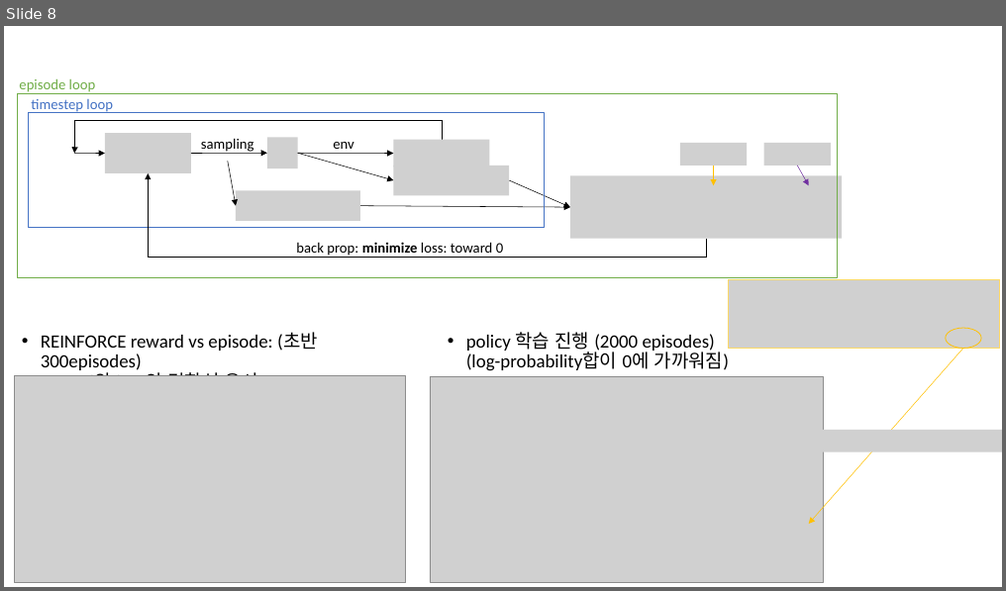
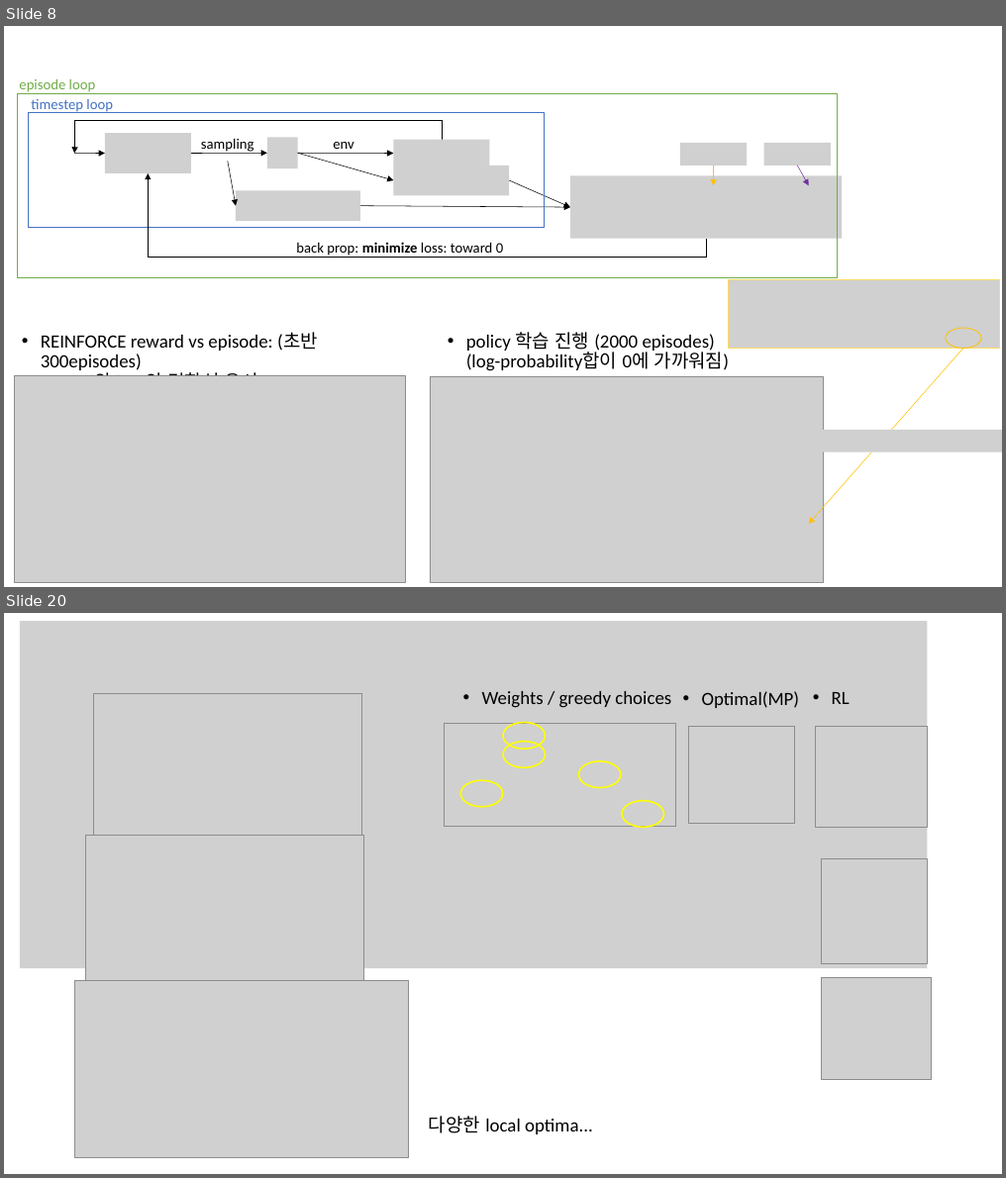
Before and after one commit to ihatesummer/bipartite_maxsum, a slide deck: memo.pptx. Shown one above the other, each under a label of ours: slide 8 before the commit, slides 8 and 20 after it; the slides between them are not shown. The pictures are 1006x591 and 1006x1178 pixels, drawn with LibreOffice and Linux fonts; fonts in the diff are those of the drawing; grey boxes stand for pictures. Boxes give left, top, right and bottom in pixels: in the first picture for what was removed or moved away, otherwise in the second. Text is boxed around its words. In the diff, an @@ line names an element or a change of style, - is before the commit and + after.

```diff
--- a/memo.pptx
+++ b/memo.pptx
@@ slide 20 added at (4, 613, 1002, 1174), background #FFFFFF @@
@@ picture added at (20, 621, 927, 968) @@
@@ picture added at (94, 694, 361, 836) @@
@@ text added at (482, 691, 671, 708), 18 pt, text #000000 @@
+• Weights / greedy choices
@@ text added at (702, 691, 800, 708), 18 pt, text #000000 @@
+• Optimal(MP)
@@ text added at (832, 692, 849, 704), 18 pt, text #000000 @@
+• RL
@@ picture added at (445, 724, 675, 827) @@
@@ ellipse added at (503, 722, 546, 749), outline #FFFF00 1.5 pt @@
@@ picture added at (689, 726, 795, 823) @@
@@ picture added at (816, 726, 927, 827) @@
@@ ellipse added at (503, 742, 546, 768), outline #FFFF00 1.5 pt @@
@@ ellipse added at (460, 780, 503, 807), outline #FFFF00 1.5 pt @@
@@ ellipse added at (579, 761, 621, 787), outline #FFFF00 1.5 pt @@
@@ ellipse added at (622, 801, 663, 827), outline #FFFF00 1.5 pt @@
@@ picture added at (85, 836, 363, 982) @@
@@ picture added at (822, 859, 928, 964) @@
@@ picture added at (75, 980, 408, 1157) @@
@@ picture added at (822, 978, 932, 1080) @@
@@ text added at (429, 1116, 593, 1135), 18 pt, text #000000 @@
+                다양한 local optima...
```
Also in this commit, not shown: 3 slides changed, 8 other slides added, 17 other files.
